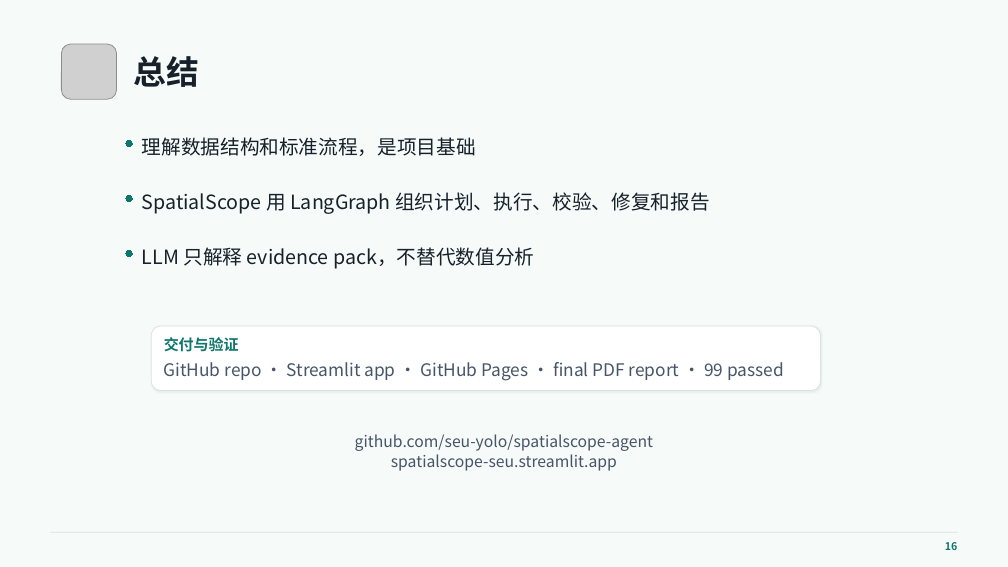
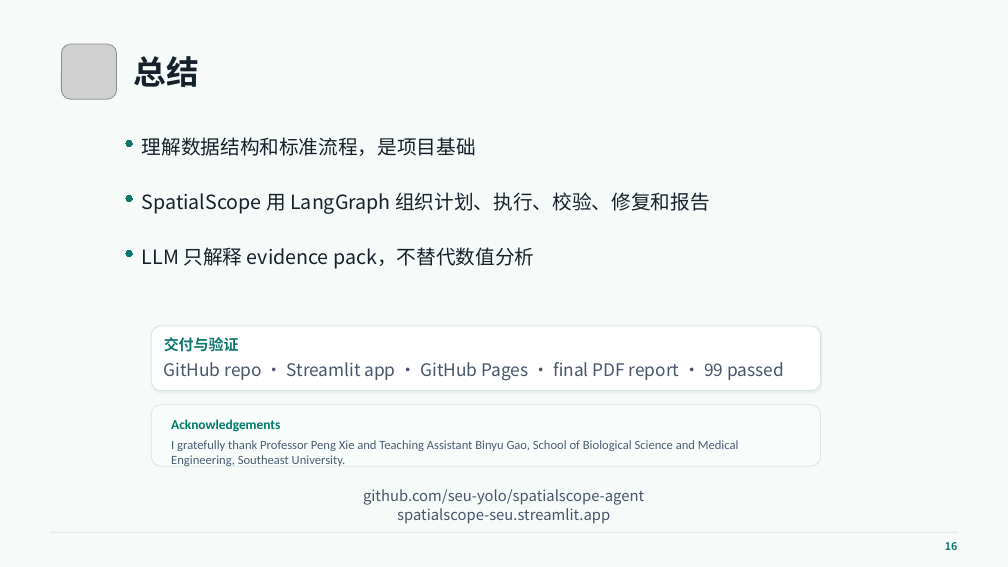
Before and after one commit to seu-yolo/spatialscope-agent, a slide deck: slide 16 of reports/SpatialScope_Agent_Presentation.pptx. Drawn at 1008x567 pixels with LibreOffice and Linux fonts; fonts in the diff are those of the drawing; grey boxes stand for pictures. Boxes give left, top, right and bottom in pixels: in the first picture for what was removed or moved away, otherwise in the second. Text is boxed around its words. In the diff, an @@ line names an element or a change of style, - is before the commit and + after.

Commit message:
Add acknowledgements to presentation close

```diff
--- a/reports/SpatialScope_Agent_Presentation.pptx
+++ b/reports/SpatialScope_Agent_Presentation.pptx
@@ rounded rectangle added at box(151, 405, 820, 466), fill #F8FCFA, outline #D7E7E3 0.75 pt @@
@@ text added at box(171, 419, 280, 432), 12.8 pt, text #00796B, bold @@
+Acknowledgements
@@ text added at box(171, 440, 739, 466), 12 pt, text #4B5D73 @@
+I gratefully thank Professor Peng Xie and Teaching Assistant Binyu Gao, School of Biological Science and Medical Engineering, Southeast University.
@@ text "github.com/seu-yolo/spatialscope-agent": place and size @@
-text "github.com/seu-yolo/spatialscope-agent" at box(355, 434, 653, 471)
+text "github.com/seu-yolo/spatialscope-agent" at box(363, 489, 644, 524)
@@ text "github.com/seu-yolo/spatialscope-agent" at box(363, 489, 644, 524): size 15 to 14.1 pt @@
```
